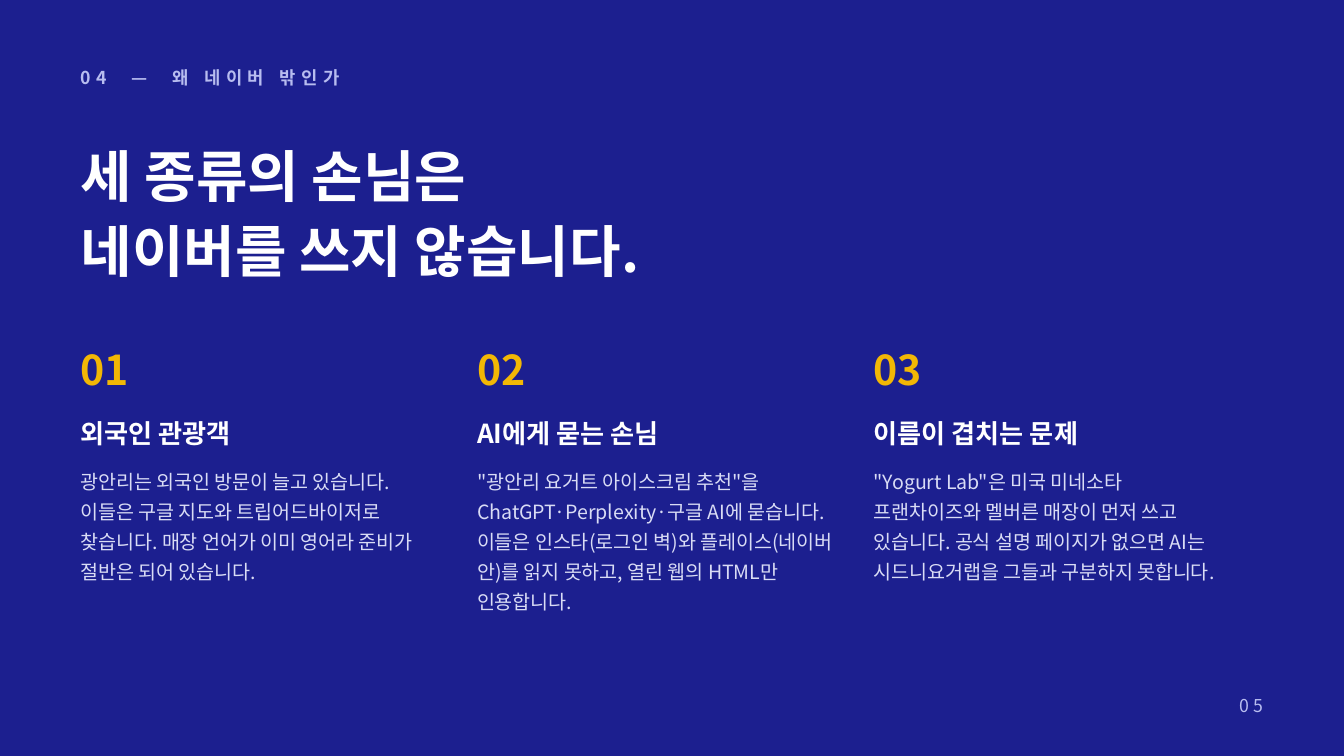
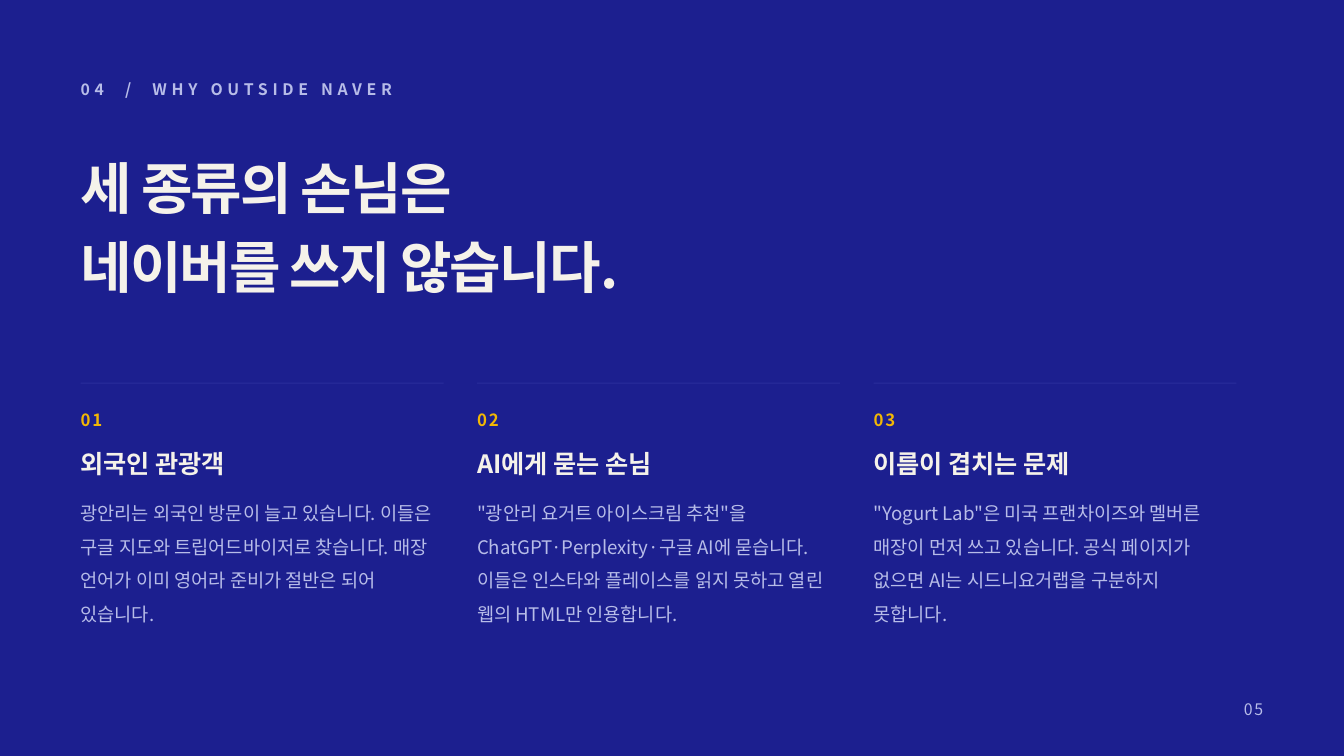
Before and after one commit to severaljama-hue/advertising-agency, a slide deck: slide 5 of docs/sydney-yogurt-lab/proposal.pptx. Drawn at 1344x756 pixels with LibreOffice and Linux fonts; fonts in the diff are those of the drawing. Boxes give left, top, right and bottom in pixels: in the first picture for what was removed or moved away, otherwise in the second. Text is boxed around its words. In the diff, an @@ line names an element or a change of style, - is before the commit and + after.

```diff
--- a/docs/sydney-yogurt-lab/proposal.pptx
+++ b/docs/sydney-yogurt-lab/proposal.pptx
@@ text at (x1=81, y1=83, x2=392, y2=95): text changed; size 9.5 to 8.5 pt; text colour #B8BDF0 to #B7BCE8 @@
-04 — 왜 네이버 밖인가
+04 / WHY OUTSIDE NAVER
@@ text "세 종류의 손님은" moved from (x1=81, y1=150, x2=639, y2=277) to (x1=81, y1=162, x2=619, y2=293) @@
@@ text "세 종류의 손님은" at (x1=81, y1=162, x2=619, y2=293): text colour #FFFFFF to #F5F2EA, letter spacing 0 to -1 pt; line spacing 1.12 to 1.18; vertical alignment middle to top @@
@@ line added from (81, 383) to (444, 383), #2A2E9C 0.5 pt @@
@@ line added from (477, 383) to (840, 383), #2A2E9C 0.5 pt @@
@@ line added from (874, 383) to (1236, 383), #2A2E9C 0.5 pt @@
@@ text "01" moved from (x1=81, y1=354, x2=129, y2=386) to (x1=81, y1=413, x2=103, y2=426) @@
@@ text "02" moved from (x1=477, y1=354, x2=525, y2=386) to (x1=477, y1=413, x2=499, y2=426) @@
@@ size 22 to 9 pt, letter spacing 0 to 1 pt in 3 elements at (x1=81, y1=413, x2=103, y2=426), (x1=477, y1=413, x2=499, y2=426), (x1=874, y1=413, x2=896, y2=426) @@
@@ text "03" moved from (x1=874, y1=354, x2=922, y2=386) to (x1=874, y1=413, x2=896, y2=426) @@
@@ text "외국인 관광객" moved from (x1=81, y1=421, x2=231, y2=446) to (x1=81, y1=452, x2=224, y2=476) @@
@@ text "AI에게 묻는 손님" moved from (x1=477, y1=421, x2=659, y2=446) to (x1=477, y1=452, x2=651, y2=476) @@
@@ size 14 to 13.5 pt, text colour #FFFFFF to #F5F2EA in 3 elements at (x1=81, y1=452, x2=224, y2=476), (x1=477, y1=452, x2=651, y2=476), (x1=874, y1=452, x2=1069, y2=476) @@
@@ text "이름이 겹치는 문제" moved from (x1=874, y1=421, x2=1078, y2=446) to (x1=874, y1=452, x2=1069, y2=476) @@
@@ text "광안리는 외국인 방문이 늘고 있습니다. ..." moved from (x1=81, y1=473, x2=413, y2=581) to (x1=81, y1=504, x2=431, y2=623) @@
@@ text "광안리는 외국인 방문이 늘고 있습니다. ..." at (x1=81, y1=504, x2=431, y2=623): size 10.5 to 10 pt, text colour #D9DCF5 to #B7BCE8; line spacing 1.28 to 1.5 @@
@@ text at (x1=477, y1=504, x2=823, y2=623): text changed; size 10.5 to 10 pt; text colour #D9DCF5 to #B7BCE8 @@
-"광안리 요거트 아이스크림 추천"을 ChatGPT·Perplexity·구글 AI에 묻습니다. 이들은 인스타(로그인 벽)와 플레이스(네이버 안)를 읽지 못하고, 열린 웹의 HTML만 인용합니다.
+"광안리 요거트 아이스크림 추천"을 ChatGPT·Perplexity·구글 AI에 묻습니다. 이들은 인스타와 플레이스를 읽지 못하고 열린 웹의 HTML만 인용합니다.
@@ text at (x1=874, y1=504, x2=1201, y2=623): text changed; size 10.5 to 10 pt; text colour #D9DCF5 to #B7BCE8 @@
-"Yogurt Lab"은 미국 미네소타 프랜차이즈와 멜버른 매장이 먼저 쓰고 있습니다. 공식 설명 페이지가 없으면 AI는 시드니요거랩을 그들과 구분하지 못합니다.
+"Yogurt Lab"은 미국 프랜차이즈와 멜버른 매장이 먼저 쓰고 있습니다. 공식 페이지가 없으면 AI는 시드니요거랩을 구분하지 못합니다.
@@ text "05" at (x1=1244, y1=703, x2=1263, y2=715): size 9.5 to 8.5 pt, text colour #B8BDF0 to #B7BCE8, letter spacing 2 to 1 pt @@
```
Also in this commit, not shown: 11 other slides changed, 1 other file.
